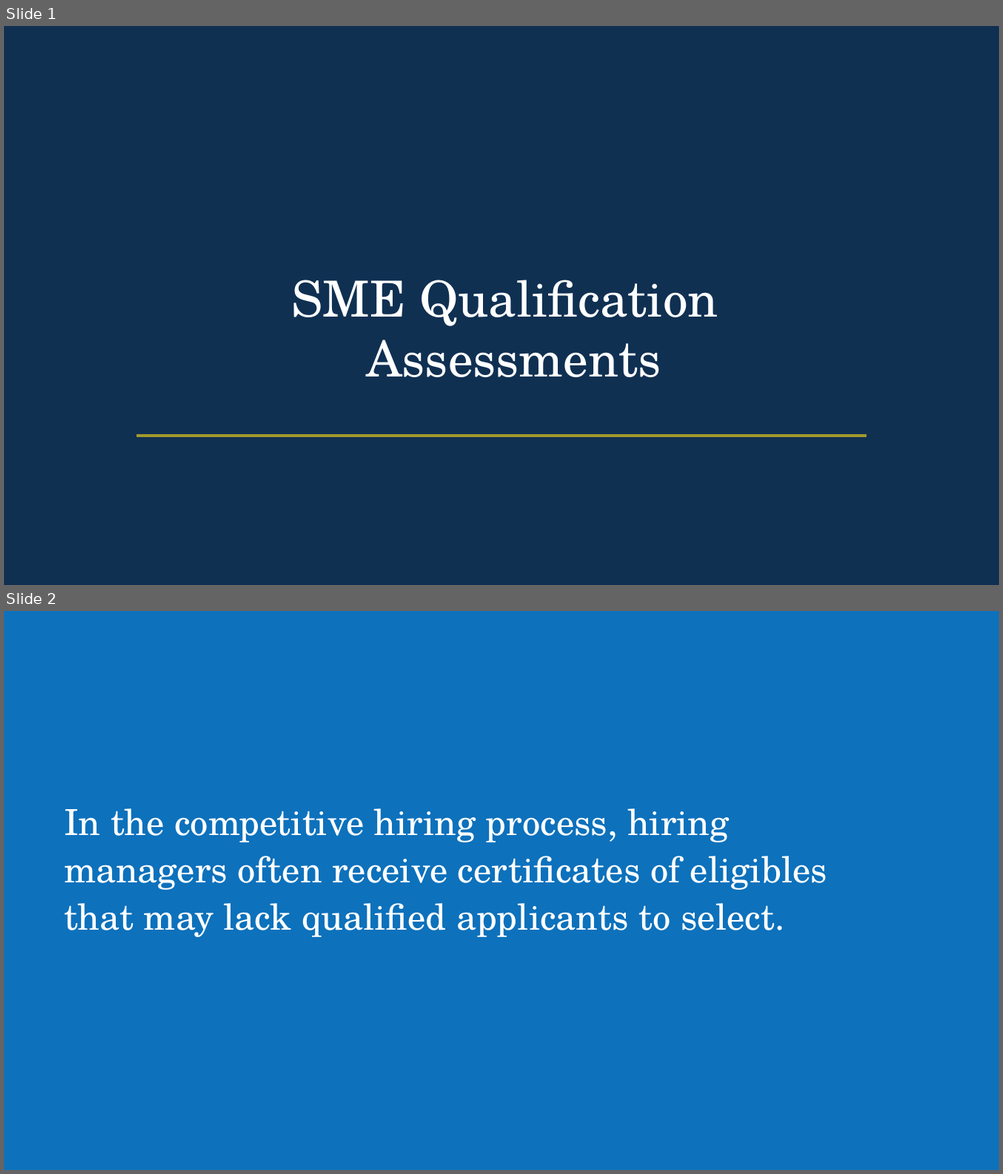
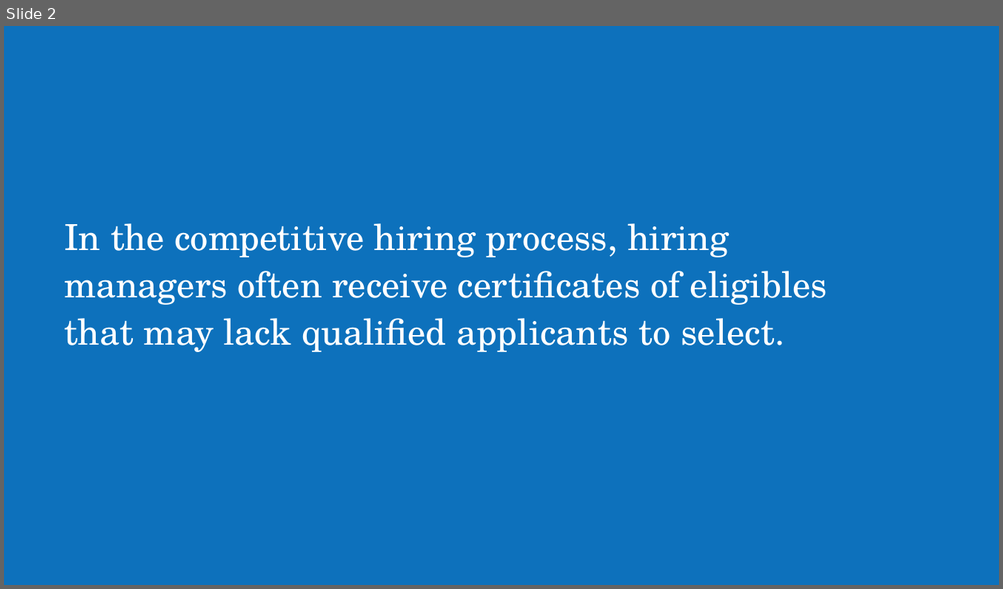
Before and after one commit to usds/SME-QA-Website, a slide deck: toolkit/getting-started/sme-qa-for-participants.pptx. Shown one above the other, each under a label of ours: slides 1 and 2 before the commit, slide 2 after it. The pictures are 1003x1174 and 1003x589 pixels, drawn with LibreOffice and Linux fonts; fonts in the diff are those of the drawing; background and template pictures are left out. Boxes give left, top, right and bottom in pixels: in the first picture for what was removed or moved away, otherwise in the second. Text is boxed around its words. In the diff, an @@ line names an element or a change of style, - is before the commit and + after.

```diff
--- a/toolkit/getting-started/sme-qa-for-participants.pptx
+++ b/toolkit/getting-started/sme-qa-for-participants.pptx
@@ slide 1 removed at [4, 26, 999, 585], background #103052 @@
@@ text removed at [292, 280, 717, 378] @@
-SME Qualification Assessments
@@ line removed from (136, 436) to (866, 436) @@
```
Also in this commit, not shown: 2 slides changed, 3 slides added, 9 other slides removed, 1 other file.
